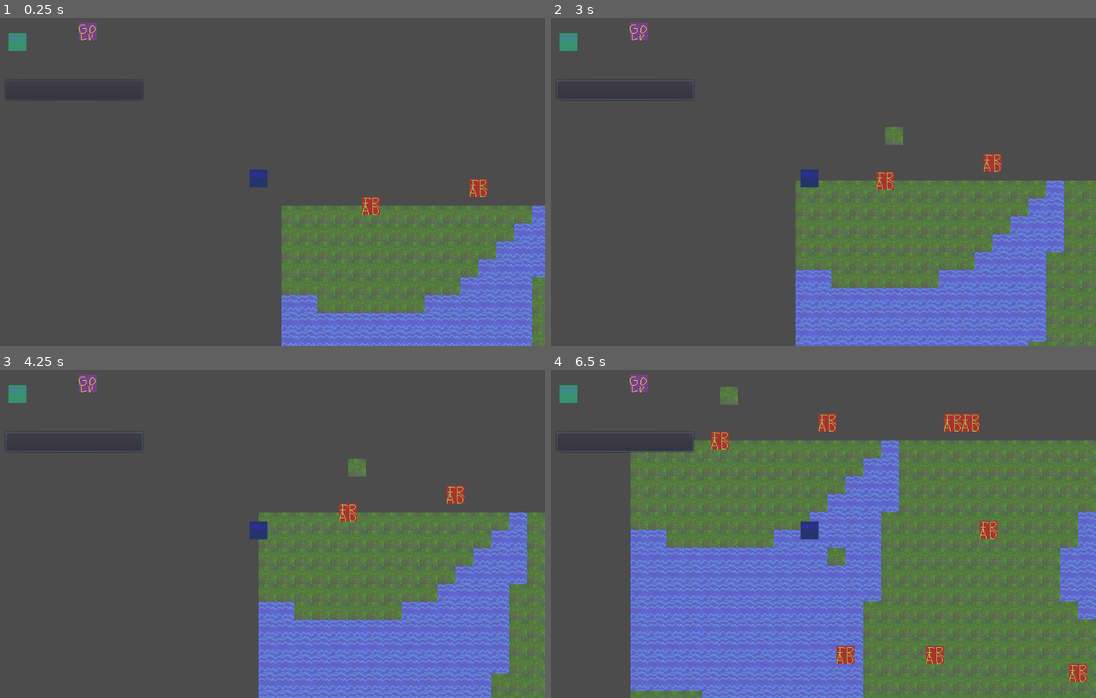
Above: before the commit, frames 1-4 (two rows, left to right).
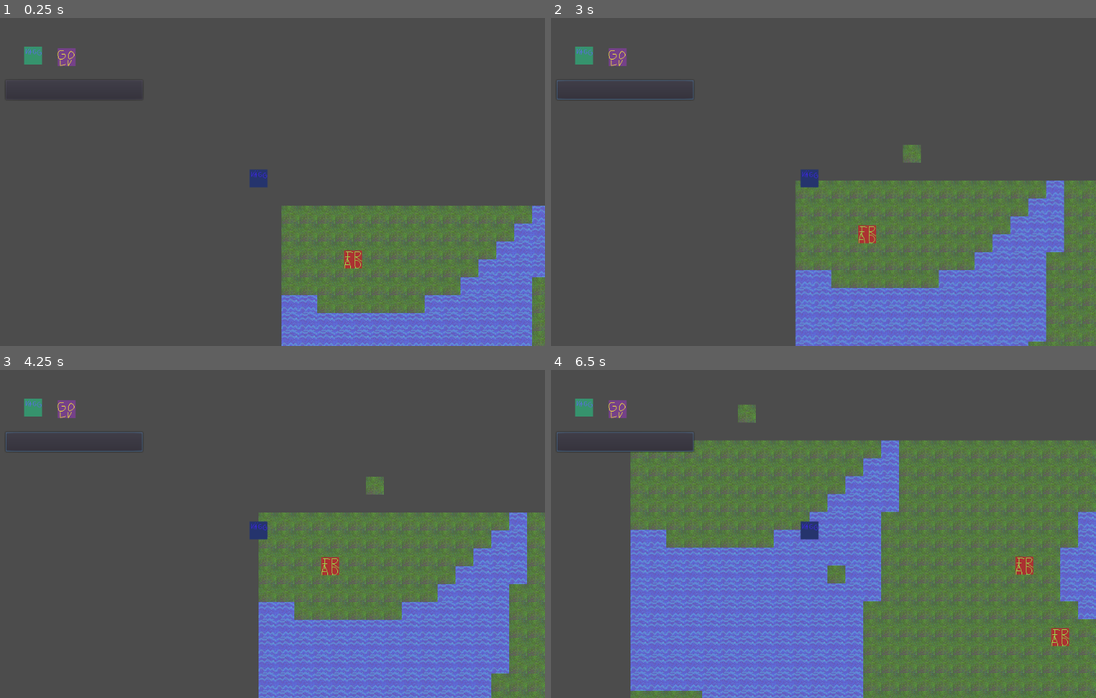
Above: after the commit, the same moments.

Repository: honnsmannen/wannabe_rimworld
Game: Godot game, scene res://scener/värld_för_navigation.tscn
Two runs of this game, one before a commit and one after it. Both use one fixed random seed, a clock stepped at 60 frames per second and the inputs below. Before the commit the project starts from res://värld_för_navigation.tscn.
Inputs (mouse positions are in pixels of both pictures, inside the frame that each line leads up to; where the layout moved, square brackets give the same spot in the first picture):
- Up to frame 1 (0.25 s): no input
- Up to frame 2 (3 s): click (583, 57) [572, 44] at 0.5 s; click (621, 60) [643, 34] at 1.25 s; click (627, 90) at 2 s; tap Enter at 2.75 s; move the mouse to (937, 162) at 2.77 s; press the mouse at (937, 162) at 2.78 s; hold D (right) from 2.78 s (still down)
- Up to frame 3 (4.25 s): move the mouse to (141, 547) at 3.52 s; release D (right) at 3.53 s; release the mouse at (141, 547) at 3.53 s; hold S (down) from 3.53 s (still down); click (141, 547) at 3.6 s
- Up to frame 4 (6.5 s): move the mouse to (867, 455) at 4.27 s; release S (down) at 4.28 s; press the mouse at (867, 455) at 4.28 s; hold D (right) 4.28-5.03 s; tap Space at 5 s; move the mouse to (779, 596) at 5.02 s; release the mouse at (779, 596) at 5.03 s; hold W (up) 5.03-5.78 s; click (779, 596) at 5.1 s; tap Enter at 5.75 s; move the mouse to (981, 579) at 5.77 s; press the mouse at (981, 579) at 5.78 s; hold A (left) from 5.78 s (still down)

The runs differ from the first frame. In frame 1, 1.3% of the frame differs, in the area x 1-90%, y 1-77%; in frame 2, 1.6%; in frame 3, 1.6%; in frame 4, 3.3%, in the area x 1-99%, y 1-96%.

Commit message:
fräsch värld och skit med träd, men måste backa upp så jag kan jobba hemma

Diff:
--- a/project.godot
+++ b/project.godot
@@ -11,7 +11,7 @@
 [application]
 
 config/name="Wannabe Rimworld"
-run/main_scene="res://värld_för_navigation.tscn"
+run/main_scene="res://scener/värld_för_navigation.tscn"
 config/icon="res://icon.png"
 
 [input]
--- a/scener/träd.tscn
+++ b/scener/träd.tscn
@@ -1,10 +1,26 @@
-[gd_scene load_steps=3 format=2]
+[gd_scene load_steps=4 format=2]
 
 [ext_resource path="res://träd.gd" type="Script" id=1]
 [ext_resource path="res://träd.png" type="Texture" id=2]
 
-[node name="träd" type="Sprite"]
-texture = ExtResource( 2 )
+[sub_resource type="CircleShape2D" id=1]
+radius = 16.0312
+
+[node name="RigidBody2D" type="RigidBody2D"]
+mode = 1
+mass = 65535.0
+gravity_scale = 0.0
 script = ExtResource( 1 )
 
-[node name="NavigationObstacle2D" type="NavigationObstacle2D" parent="."]
+[node name="Area2D" type="Area2D" parent="."]
+
+[node name="CollisionShape2D" type="CollisionShape2D" parent="Area2D"]
+shape = SubResource( 1 )
+
+[node name="Sprite" type="Sprite" parent="."]
+texture = ExtResource( 2 )
+
+[node name="CollisionPolygon2D" type="CollisionPolygon2D" parent="."]
+polygon = PoolVector2Array( 10, 0, 13, -5, 9, 6, 10, -1 )
+
+[connection signal="body_entered" from="Area2D" to="." method="_on_Area2D_body_entered"]
--- a/värld_för_navigation.tscn
+++ b/scener/värld_för_navigation.tscn
@@ -1,13 +1,13 @@
 [gd_scene load_steps=14 format=2]
 
-[ext_resource path="res://vägg.png" type="Texture" id=1]
-[ext_resource path="res://golv.png" type="Texture" id=2]
-[ext_resource path="res://navi_test.gd" type="Script" id=3]
-[ext_resource path="res://Character.gd" type="Script" id=4]
-[ext_resource path="res://värld_för_navigation.gd" type="Script" id=5]
-[ext_resource path="res://mark.png" type="Texture" id=6]
+[ext_resource path="res://golv.png" type="Texture" id=1]
+[ext_resource path="res://träd.png" type="Texture" id=2]
+[ext_resource path="res://scripts/Character.gd" type="Script" id=3]
+[ext_resource path="res://vägg.png" type="Texture" id=4]
+[ext_resource path="res://mark.png" type="Texture" id=5]
+[ext_resource path="res://scripts/navi_test.gd" type="Script" id=6]
 [ext_resource path="res://vatten.png" type="Texture" id=7]
-[ext_resource path="res://träd.png" type="Texture" id=8]
+[ext_resource path="res://scripts/värld_för_navigation.gd" type="Script" id=8]
 
 [sub_resource type="NavigationPolygon" id=5]
 vertices = PoolVector2Array( 32, 32, 0, 32, 0, 0, 32, 0 )
@@ -83,10 +83,11 @@
 extents = Vector2( 16, 16 )
 
 [node name="värld_för_navigation" type="Node2D"]
-script = ExtResource( 5 )
+position = Vector2( 8, 20 )
+script = ExtResource( 8 )
 
 [node name="Navigation2D" type="Navigation2D" parent="."]
-script = ExtResource( 3 )
+script = ExtResource( 6 )
 
 [node name="TileMap" type="TileMap" parent="Navigation2D"]
 tile_set = SubResource( 7 )
@@ -95,9 +96,9 @@
 bake_navigation = true
 format = 1
 
-[node name="Character" type="KinematicBody2D" parent="Navigation2D"]
+[node name="Character" type="KinematicBody2D" parent="Navigation2D" groups=["filur"]]
 position = Vector2( -9, -18 )
-script = ExtResource( 4 )
+script = ExtResource( 3 )
 
 [node name="CollisionShape2D" type="CollisionShape2D" parent="Navigation2D/Character"]
 position = Vector2( 0, 1 )
@@ -119,18 +120,18 @@
 layer = 4
 
 [node name="avpå vägg" type="TextureButton" parent="Navigation2D/Character/Camera2D/CanvasLayer"]
-margin_left = 65.0
-margin_top = 40.0
-margin_right = 105.0
-margin_bottom = 80.0
-texture_normal = ExtResource( 1 )
+margin_left = 93.0
+margin_top = 64.0
+margin_right = 133.0
+margin_bottom = 104.0
+texture_normal = ExtResource( 4 )
 
 [node name="avpå golv" type="TextureButton" parent="Navigation2D/Character/Camera2D/CanvasLayer"]
-margin_left = 191.0
-margin_top = 21.0
-margin_right = 231.0
-margin_bottom = 61.0
-texture_normal = ExtResource( 2 )
+margin_left = 153.0
+margin_top = 67.0
+margin_right = 193.0
+margin_bottom = 107.0
+texture_normal = ExtResource( 1 )
 
 [node name="avpå building" type="Button" parent="Navigation2D/Character/Camera2D/CanvasLayer"]
 margin_left = 60.0
--- /dev/null
+++ b/scripts/träd.gd
@@ -0,0 +1,10 @@
+extends Sprite
+
+
+
+
+
+func _on_RigidBody2D_body_entered(body: Node) -> void:
+	if body.is_in_group("filur"):
+		print("hej")
+		queue_free()
--- a/värld_för_navigation.gd
+++ b/scripts/värld_för_navigation.gd
@@ -14,10 +14,10 @@
 	noise.period = 15
 
 	noise.octaves = 1
-	for i in 100:
+	for i in 500:
 		cell_x += 1
 		cell_y = 0
-		for j in 100:
+		for j in 500:
 			cell_y += 1
 
 			var cell_xy = Vector2(cell_x, cell_y)
--- a/träd.gd
+++ b/träd.gd
@@ -1 +1,11 @@
-extends Sprite
+extends RigidBody2D
+
+
+
+
+
+
+func _on_Area2D_body_entered(body: Node) -> void:
+	if body.is_in_group("filur"):
+		print("hej")
+		queue_free()
Not shown: 3 places in scener/värld_för_navigation.tscn that only renumber resources
Renamed: Character.gd -> scripts/Character.gd
Renamed: navi_test.gd -> scripts/navi_test.gd
